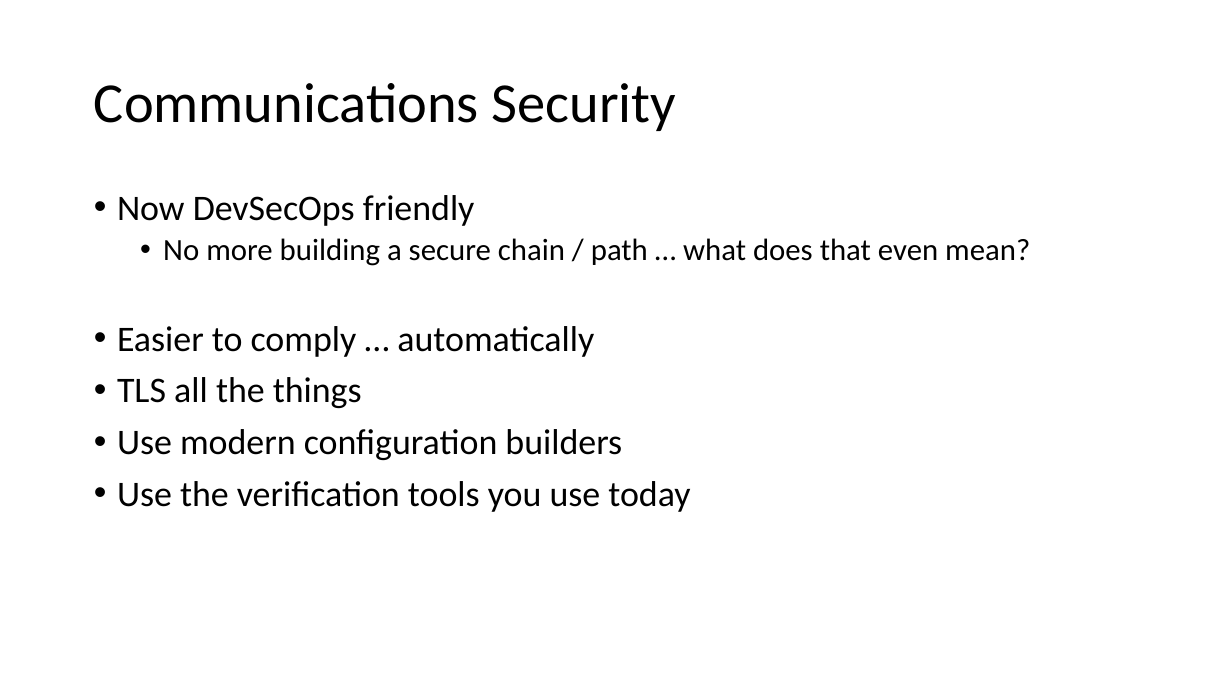
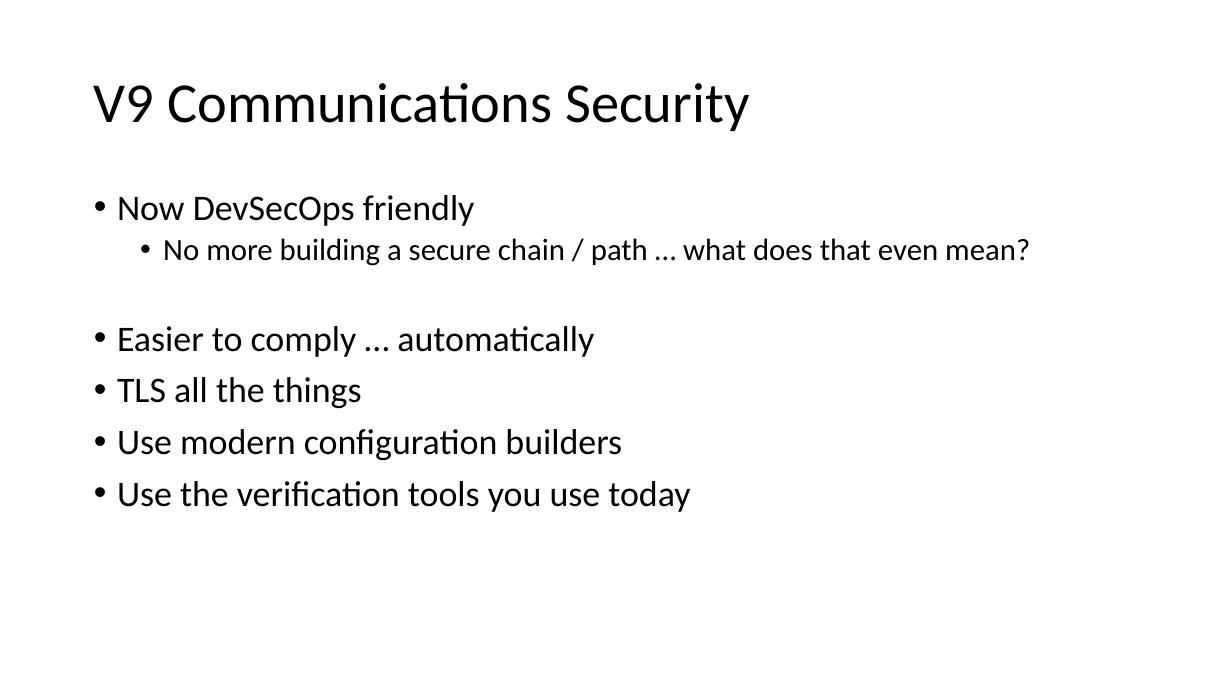
Before and after one commit to OWASP/ASVS, a slide deck: slide 23 of 4.0/presentations/NullCon 2019 ASVS 4.0 Release.pptx (slide 18 before the commit). Drawn at 1232x693 pixels with LibreOffice and Linux fonts; fonts in the diff are those of the drawing; background and template pictures are left out. Boxes give left, top, right and bottom in pixels: in the first picture for what was removed or moved away, otherwise in the second. Text is boxed around its words. In the diff, an @@ line names an element or a change of style, - is before the commit and + after.

```diff
--- a/4.0/presentations/NullCon 2019 ASVS 4.0 Release.pptx
+++ b/4.0/presentations/NullCon 2019 ASVS 4.0 Release.pptx
@@ title at [94, 83, 749, 131]: text changed @@
-Communications Security
+V9 Communications Security
```
Also in this commit, not shown: 9 other slides changed, 5 slides added.
